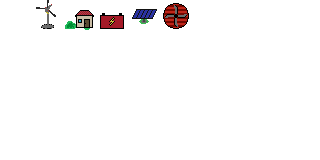
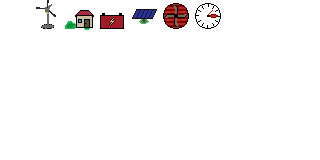
Layered file, before and after one edit (320px x 160px). Changes by layer:
painted on "Layer 2" over [195, 3, 221, 29]
